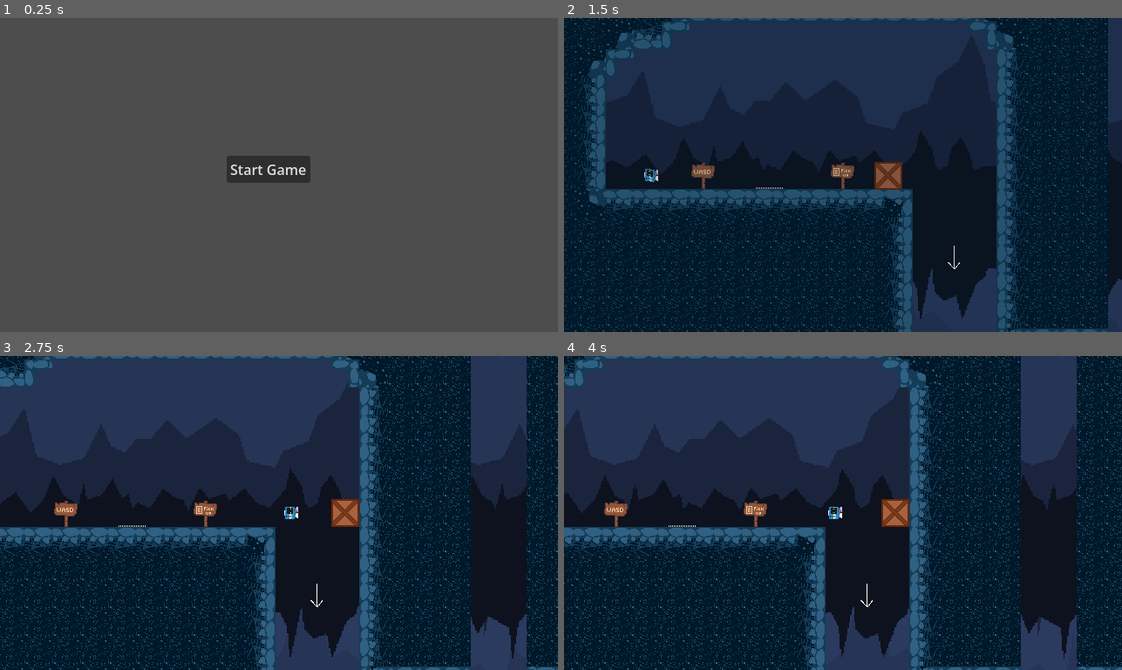
Above: before the commit, frames 1-4 (two rows, left to right).
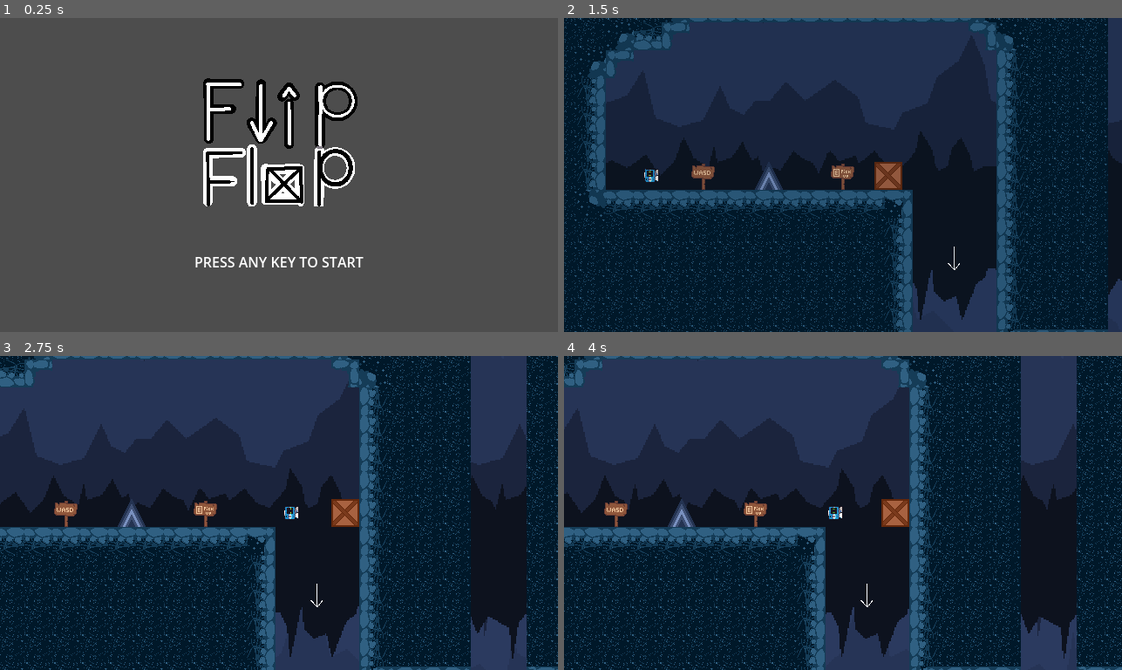
Above: after the commit, the same moments.

Repository: jaxfry/FlipFlop
Game: Godot game, scene res://scenes/main_menu.tscn
Two runs of this game, one before a commit and one after it. Both use one fixed random seed, a clock stepped at 60 frames per second and the inputs below.
Inputs (mouse positions are in pixels of both pictures, inside the frame that each line leads up to):
- Up to frame 1 (0.25 s): no input
- Up to frame 2 (1.5 s): click (831, 168) at 0.5 s, where only the run before the commit has a clickable "Start Game"; tap Enter at 1.25 s; move the mouse to (965, 159) at 1.27 s; hold Right (grav_right) from 1.28 s (still down); hold E (interact) from 1.28 s (still down); click (965, 159) at 1.42 s
- Up to frame 3 (2.75 s): keep holding Right (grav_right); tap Space (jump) at 1.52, 2.27 s; move the mouse to (167, 528) at 2.02 s; release E (interact) at 2.03 s; tap E (interact) at 2.1 s; click (167, 528) at 2.17 s
- Up to frame 4 (4 s): move the mouse to (898, 443) at 2.77 s; release Right (grav_right) at 2.78 s; hold Left (grav_left) 2.78-3.53 s; hold E (interact) 2.78-3.53 s; click (898, 443) at 2.92 s; move the mouse to (815, 575) at 3.52 s; hold Right (grav_right) from 3.53 s (still down); tap E (interact) at 3.6 s; click (815, 575) at 3.67 s; tap Space (jump) at 3.77 s

The runs differ from the first frame. In frame 1, 6.1% of the frame differs, in the area x 35-66%, y 19-80%; in frame 2, 12%, in the area x 0-100%, y 0-100%; in frame 3, 0.2%; in frame 4, 0.2%.

Commit message:
update spikes, change title screen

Diff:
--- a/scenes/main_menu.tscn
+++ b/scenes/main_menu.tscn
@@ -1,6 +1,32 @@
 [gd_scene format=3 uid="uid://dswcpkxf1h4v5"]
 
 [ext_resource type="Script" uid="uid://boi5kydsmn1bf" path="res://scripts/main_menu.gd" id="1_l6cm7"]
+[ext_resource type="Texture2D" uid="uid://bq1sxyyba345f" path="res://assets/Assets/TITILE.png" id="2_ekxnf"]
+
+[sub_resource type="Animation" id="Animation_ekxnf"]
+resource_name = "Flash"
+loop_mode = 1
+
+[sub_resource type="Animation" id="Animation_bqqt6"]
+length = 0.001
+tracks/0/type = "value"
+tracks/0/imported = false
+tracks/0/enabled = true
+tracks/0/path = NodePath("Label:modulate")
+tracks/0/interp = 1
+tracks/0/loop_wrap = true
+tracks/0/keys = {
+"times": PackedFloat32Array(0),
+"transitions": PackedFloat32Array(1),
+"update": 0,
+"values": [Color(1, 1, 1, 1)]
+}
+
+[sub_resource type="AnimationLibrary" id="AnimationLibrary_wu84c"]
+_data = {
+&"Flash": SubResource("Animation_ekxnf"),
+&"RESET": SubResource("Animation_bqqt6")
+}
 
 [node name="MainMenu" type="Control" unique_id=261782441]
 layout_mode = 3
@@ -11,12 +37,38 @@
 grow_vertical = 2
 script = ExtResource("1_l6cm7")
 
-[node name="Button" type="Button" parent="." unique_id=1869076580]
-layout_mode = 0
-offset_left = 260.0
-offset_top = 158.0
-offset_right = 356.0
-offset_bottom = 189.0
-text = "Start Game"
+[node name="TextureRect" type="TextureRect" parent="." unique_id=1619657967]
+layout_mode = 1
+anchors_preset = 8
+anchor_left = 0.5
+anchor_top = 0.5
+anchor_right = 0.5
+anchor_bottom = 0.5
+offset_left = -101.0
+offset_top = -112.0
+offset_right = 129.22223
+offset_bottom = 36.0
+grow_horizontal = 2
+grow_vertical = 2
+texture = ExtResource("2_ekxnf")
+expand_mode = 1
+stretch_mode = 5
 
-[connection signal="pressed" from="Button" to="." method="_on_button_pressed"]
+[node name="Label" type="Label" parent="." unique_id=44050989]
+layout_mode = 1
+anchors_preset = 7
+anchor_left = 0.5
+anchor_top = 1.0
+anchor_right = 0.5
+anchor_bottom = 1.0
+offset_left = -97.0
+offset_top = -92.0
+offset_right = 97.0
+offset_bottom = -69.0
+grow_horizontal = 2
+grow_vertical = 0
+text = "PRESS ANY KEY TO START"
+
+[node name="AnimationPlayer" type="AnimationPlayer" parent="." unique_id=1453182951]
+libraries/ = SubResource("AnimationLibrary_wu84c")
+autoplay = &"Flash"
--- a/scripts/main_menu.gd
+++ b/scripts/main_menu.gd
@@ -1,13 +1,24 @@
 extends Control
 
-# PASTE YOUR LEVEL PATH HERE
-# Right-click "Level1.tscn" in FileSystem -> Copy Path -> Paste inside quotes
-var level_to_load = "res://scenes/level_1.tscn"
+func _input(event):
+	# Check if ANY key is pressed or ANY mouse button clicked
+	if event is InputEventKey and event.pressed:
+		start_game()
+	elif event is InputEventMouseButton and event.pressed:
+		start_game()
+	elif event is InputEventJoypadButton and event.pressed:
+		start_game()
+
+func start_game():
+	# prevent spamming the input and reloading multiple times
+	set_process_input(false)
+
+	TransitionScreen.change_scene("res://scenes/level_1.tscn")
 
 
-
-func _on_button_pressed() -> void:
-	print("Button Pressed! Loading level...")
-
-	# This function deletes 'MainMenu' and loads 'Level1'
-	TransitionScreen.change_scene(level_to_load)
+var blink_timer = 0.0
+func _process(delta):
+	blink_timer += delta
+	if blink_timer >= 0.5:
+		$Label.visible = not $Label.visible
+		blink_timer = 0.0
--- a/scripts/spikes.gd
+++ b/scripts/spikes.gd
@@ -7,8 +7,5 @@
 		# OPTIONAL: Play a death sound here if you have one!
 		# $AudioStreamPlayer.play()
 
-		# Restart the level instantly
-		call_deferred("restart_level")
-
-func restart_level():
-	get_tree().reload_current_scene()
+		# Restart the level with a transition
+		TransitionScreen.change_scene(get_tree().current_scene.scene_file_path)
Binary file changed: assets/Assets/Spike.png
Binary file added: assets/Assets/TITILE.png
Not shown, added: assets/Assets/TITILE.png.import
